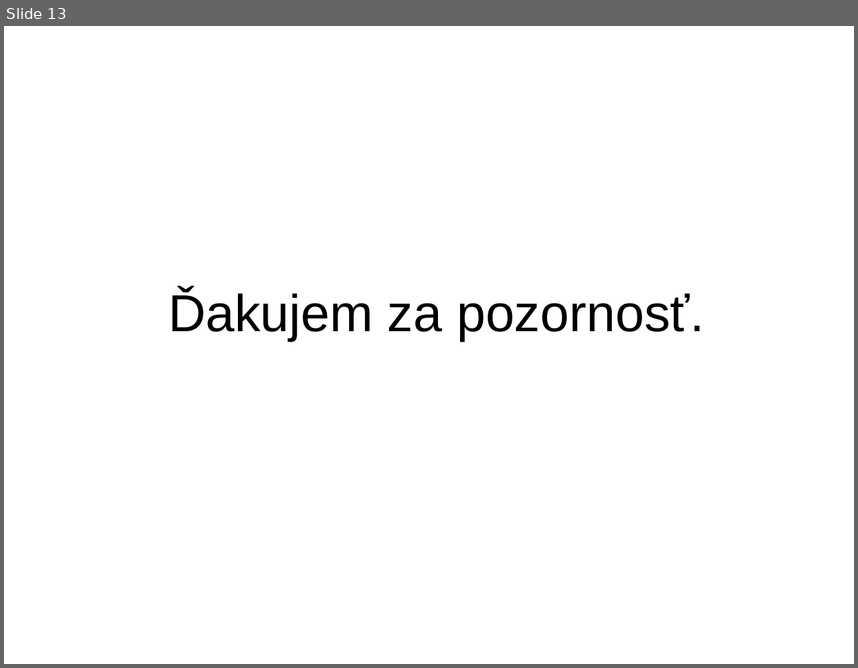
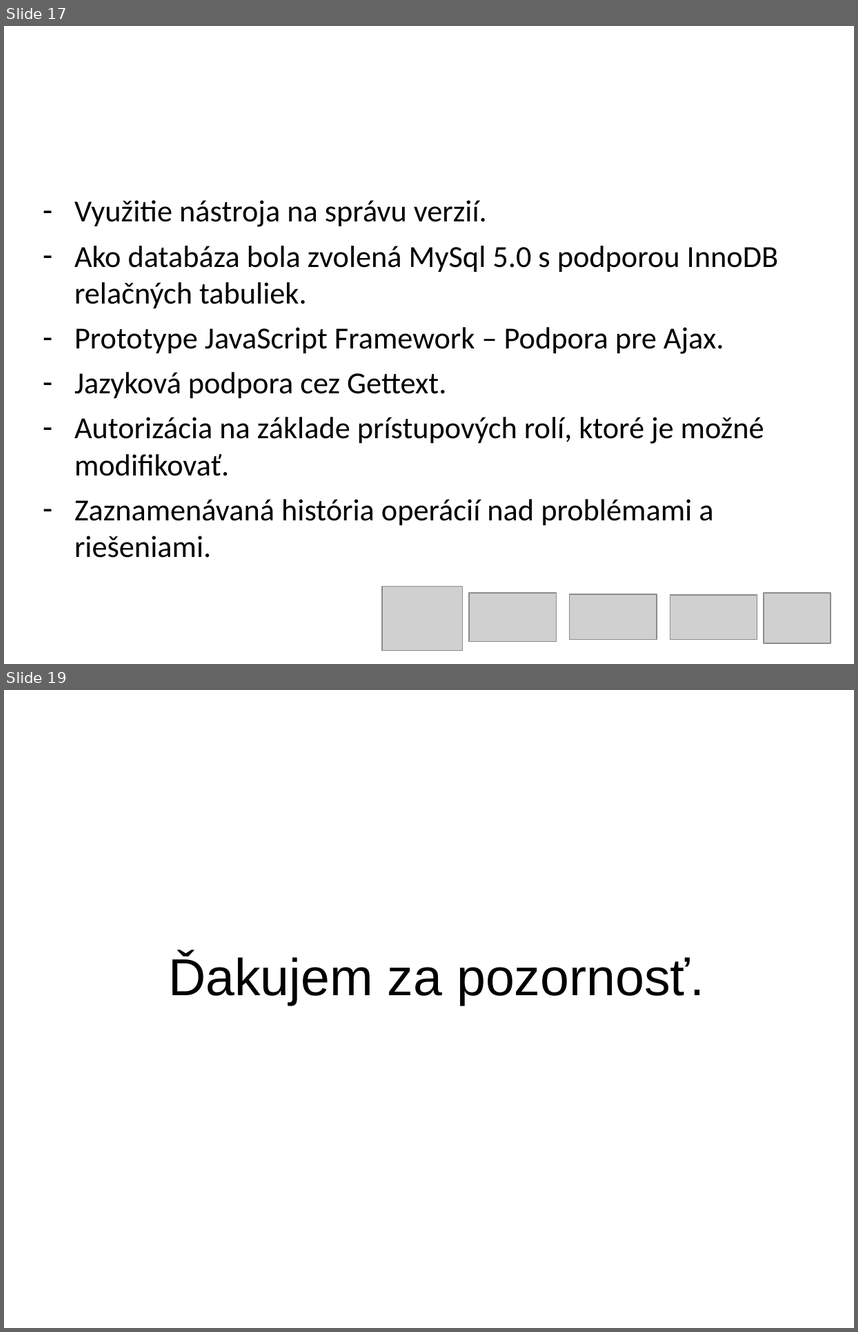
Before and after one commit to natalija4554/millenium, a slide deck: docs/Presentation/presentation.ppt. Shown one above the other, each under a label of ours: slide 13 before the commit, slides 17 and 19 after it; the slides between them are not shown. The pictures are 858x668 and 858x1332 pixels, drawn with LibreOffice and Linux fonts; fonts in the diff are those of the drawing; grey boxes stand for pictures; background and template pictures are left out. Boxes give left, top, right and bottom in pixels: in the first picture for what was removed or moved away, otherwise in the second. Text is boxed around its words. In the diff, an @@ line names an element or a change of style, - is before the commit and + after.

```diff
--- a/docs/Presentation/presentation.ppt
+++ b/docs/Presentation/presentation.ppt
@@ slide 17 added at [4, 26, 854, 664], background picture (left out) @@
@@ text added at [47, 49, 813, 156], 44 pt, text #FFFFFF @@
+Implementácia - informácie
@@ text added at [74, 200, 778, 557], 25.9 pt, text #000000 @@
+– Využitie nástroja na správu verzií.
+– Ako databáza bola zvolená MySql 5.0 s podporou InnoDB relačných tabuliek.
+– Prototype JavaScript Framework – Podpora pre Ajax.
+– Jazyková podpora cez Gettext.
+– Autorizácia na základe prístupových rolí, ktoré je možné modifikovať.
+– Zaznamenávaná história operácií nad problémami a riešeniami.
@@ picture added at [382, 586, 462, 651] @@
@@ picture added at [469, 592, 556, 641] @@
@@ picture added at [569, 594, 656, 639] @@
@@ picture added at [671, 595, 757, 640] @@
@@ picture added at [764, 592, 831, 642] @@
@@ what was slide 13 is now slide 19 @@
```
Also in this commit, not shown: 3 slides changed, 13 other slides added, 8 slides removed, 31 other files.
